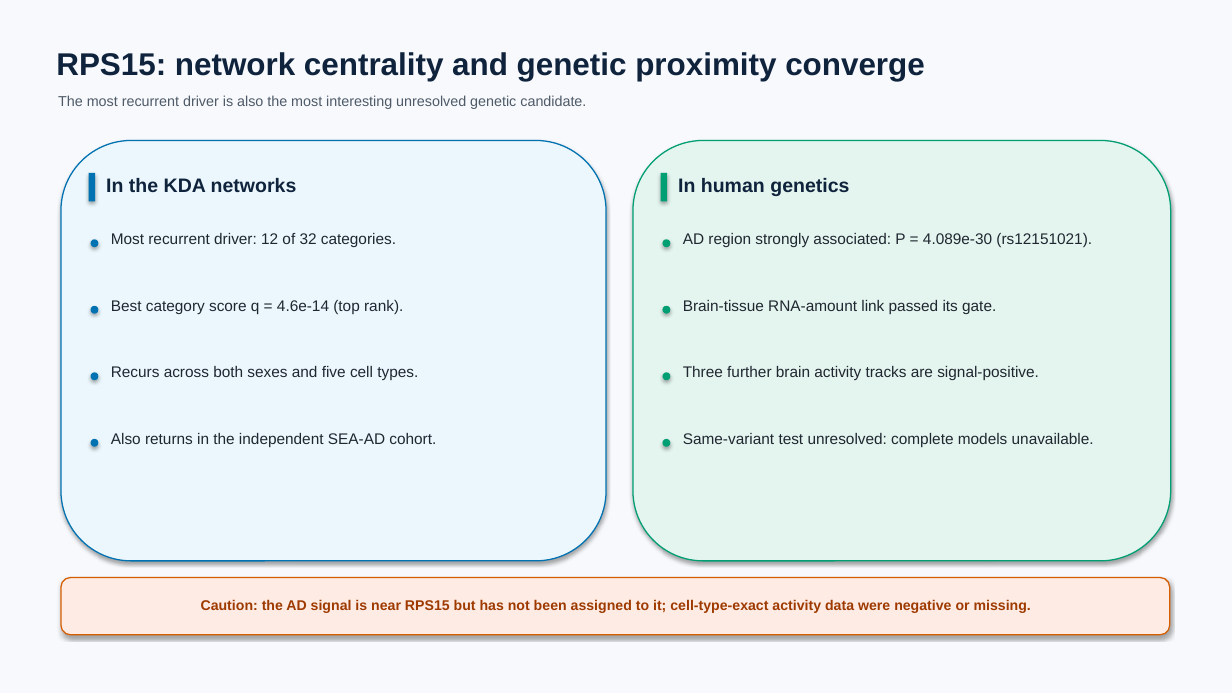
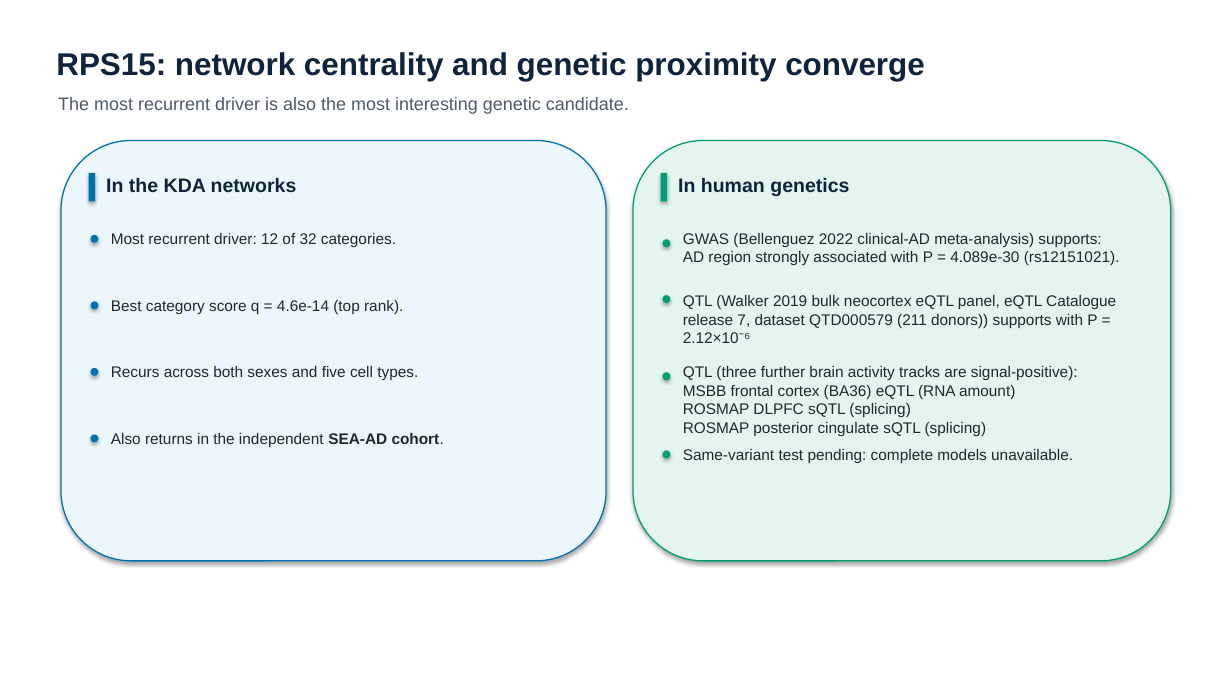
Before and after one commit to ericzhuang2010/alzheimer, a slide deck: slide 9 of docs/presentations/human_genetic_support_for_key_drivers_simple_aggr_08292026.pptx (slide 10 before the commit). Drawn at 1232x693 pixels with LibreOffice and Linux fonts; fonts in the diff are those of the drawing. Boxes give left, top, right and bottom in pixels: in the first picture for what was removed or moved away, otherwise in the second. Text is boxed around its words. In the diff, an @@ line names an element or a change of style, - is before the commit and + after.

Commit message:
updated genetic support slides

```diff
--- a/docs/presentations/human_genetic_support_for_key_drivers_simple_aggr_08292026.pptx
+++ b/docs/presentations/human_genetic_support_for_key_drivers_simple_aggr_08292026.pptx
@@ background #F7F9FC to #FFFFFF @@
@@ text at bbox=[58, 97, 629, 114]: text changed; size 11.2 to 14 pt @@
-The most recurrent driver is also the most interesting unresolved genetic candidate.
+The most recurrent driver is also the most interesting genetic candidate.
@@ text at bbox=[683, 233, 1120, 265]: text changed @@
-AD region strongly associated: P = 4.089e-30 (rs12151021).
+GWAS (Bellenguez 2022 clinical-AD meta-analysis) supports:
+AD region strongly associated with P = 4.089e-30 (rs12151021).
@@ ellipse: place and size @@
-ellipse at bbox=[663, 306, 671, 314]
+ellipse at bbox=[663, 295, 671, 303]
@@ text at bbox=[683, 295, 1116, 343]: text changed @@
-Brain-tissue RNA-amount link passed its gate.
+QTL (Walker 2019 bulk neocortex eQTL panel, eQTL Catalogue release 7, dataset QTD000579 (211 donors)) supports with P = 2.12×10⁻⁶
@@ 4 ellipses: place and size @@
-4 ellipses at bbox=[91, 239, 99, 447]
+4 ellipses at bbox=[91, 235, 99, 443]
@@ text at bbox=[683, 366, 1078, 436]: text changed @@
-Three further brain activity tracks are signal-positive.
+QTL (three further brain activity tracks are signal-positive):
+MSBB frontal cortex (BA36) eQTL (RNA amount)
+ROSMAP DLPFC sQTL (splicing)
+ROSMAP posterior cingulate sQTL (splicing)
@@ text "Also returns in the independent ..." at bbox=[111, 433, 444, 447]: bold on in "SEA-AD cohort." @@
@@ text at bbox=[683, 449, 1073, 463]: text changed @@
-Same-variant test unresolved: complete models unavailable.
+Same-variant test pending: complete models unavailable.
@@ ellipse: place and size @@
-ellipse at bbox=[663, 439, 671, 447]
+ellipse at bbox=[663, 450, 671, 458]
@@ rounded rectangle removed at bbox=[61, 578, 1170, 635] @@
@@ text removed at bbox=[201, 599, 1031, 613] @@
-Caution: the AD signal is near RPS15 but has not been assigned to it; cell-type-exact activity data were negative or missing.
```
Also in this commit, not shown: 3 other slides changed, 7 slides added, 5 slides removed, 2 other files.
